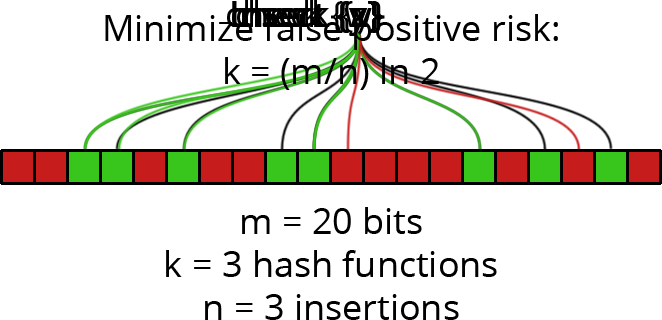
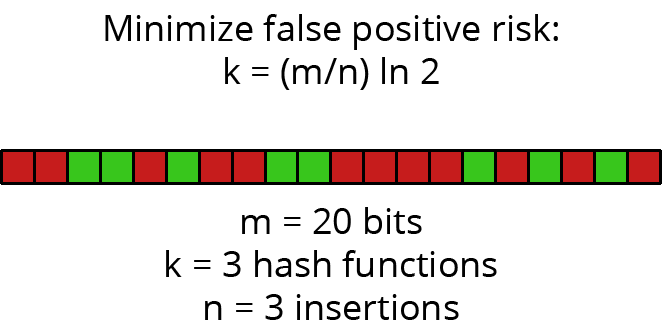
Layered file, before and after one edit (662px x 320px). Changes by layer:
hid group "Check 3" (4 layers) over [83, 0, 380, 149]
hid group "Check 2" (4 layers) over [116, 0, 581, 149]
hid group "Check 1" (4 layers) over [83, 0, 483, 149]
hid group "Insert 3" (5 layers) over [83, 1, 613, 149]
hid group "Insert 2" (5 layers) over [83, 1, 613, 149]
hid group "Insert 1" (5 layers) over [168, 1, 613, 149]
